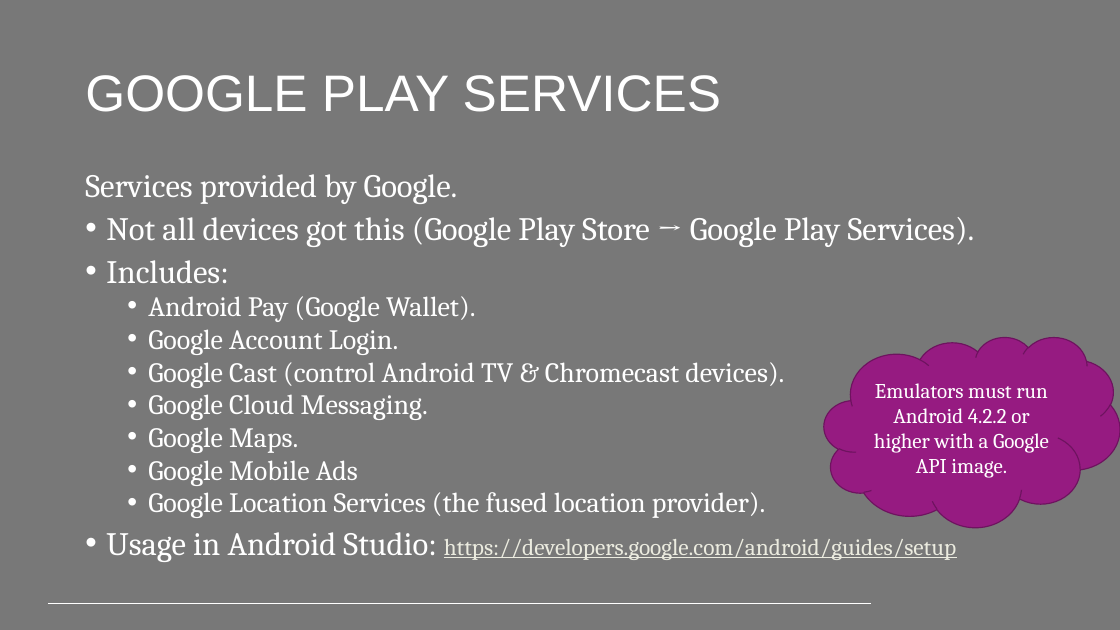
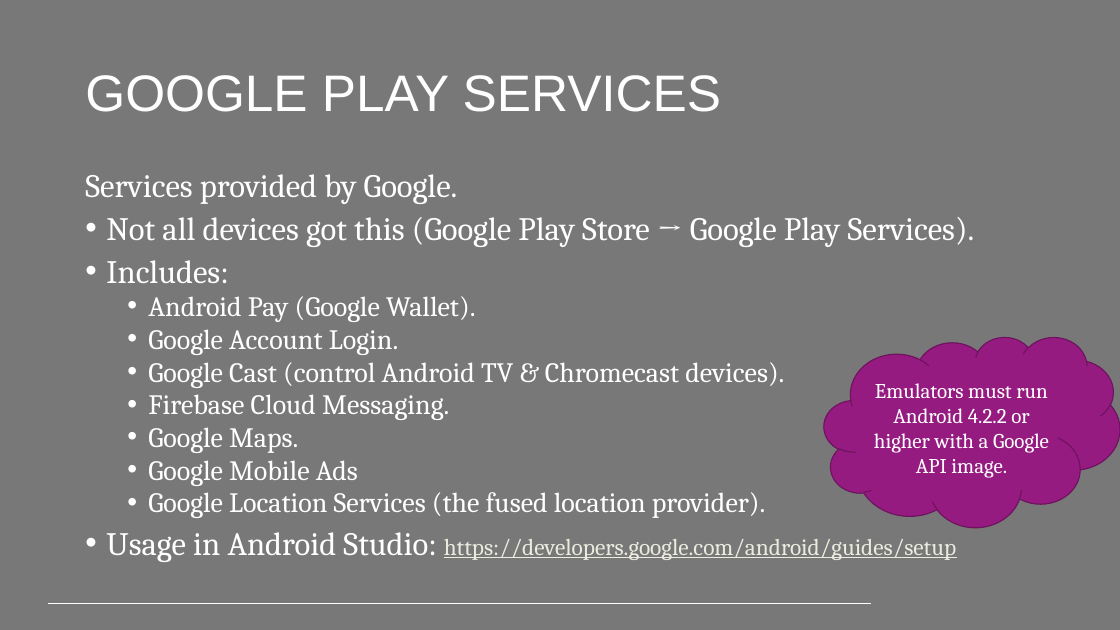
Before and after one commit to PeppeL-G/course-material, a slide deck: slide 14 of src/lectures/android-gps/android-gps.pptx. Drawn at 1120x630 pixels with LibreOffice and Linux fonts; fonts in the diff are those of the drawing; background and template pictures are left out. Boxes give left, top, right and bottom in pixels: in the first picture for what was removed or moved away, otherwise in the second. Text is boxed around its words. In the diff, an @@ line names an element or a change of style, - is before the commit and + after.

```diff
--- a/src/lectures/android-gps/android-gps.pptx
+++ b/src/lectures/android-gps/android-gps.pptx
@@ text at box(148, 394, 449, 420): text changed @@
-  • Google Cloud Messaging.
+  • Firebase Cloud Messaging.
```
Also in this commit, not shown: 2 other slides changed, 5 other files.
